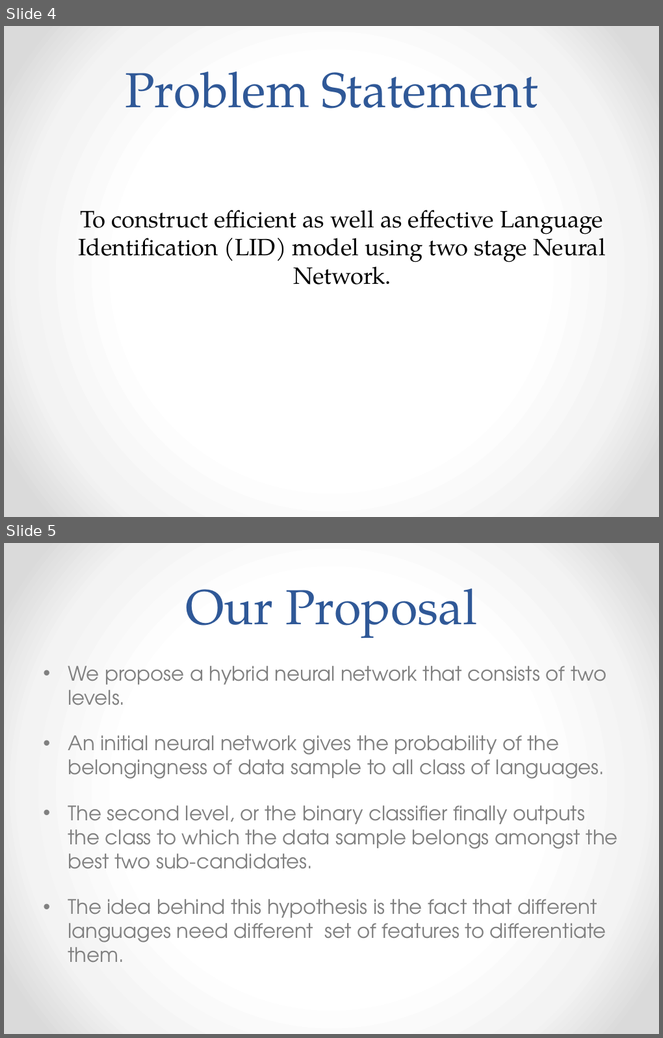
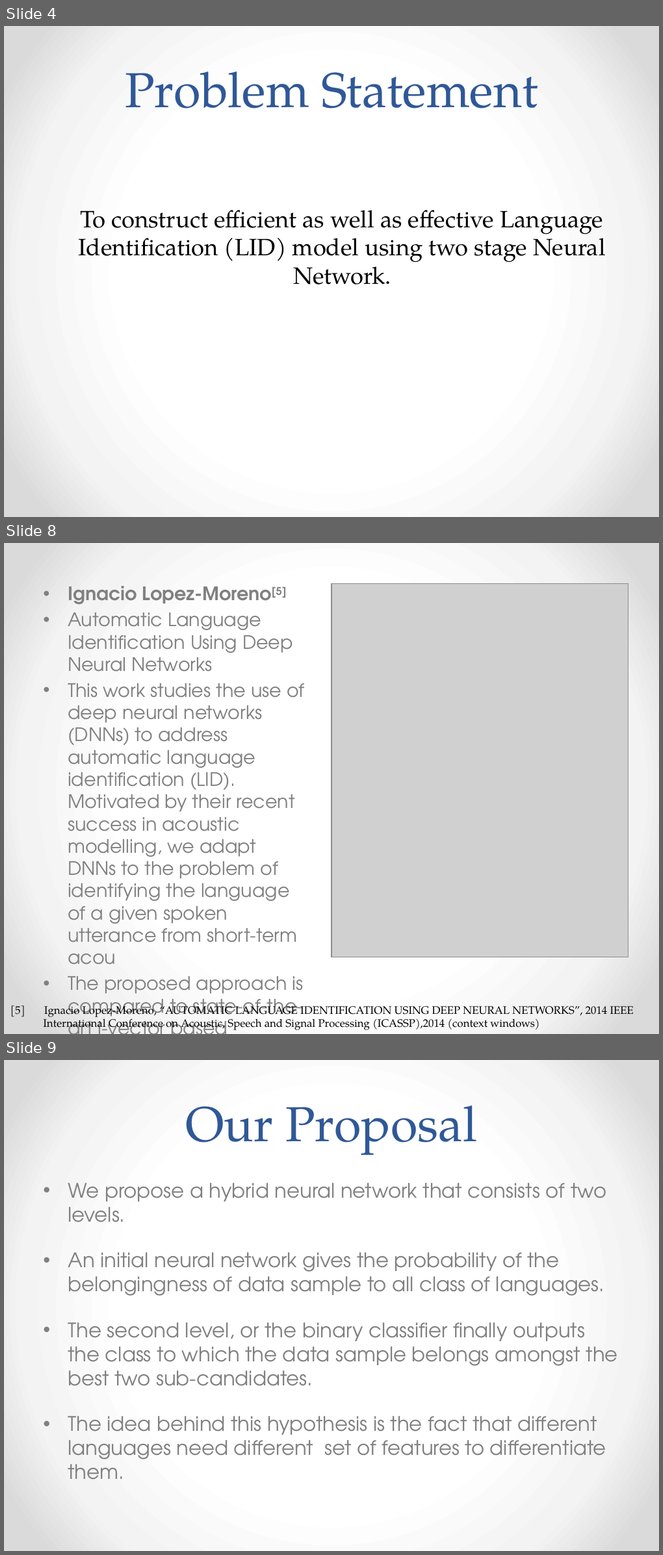
Before and after one commit to AudioExtractors/LanguageDetection, a slide deck: Docs/Presentation.pptx. Shown one above the other, each under a label of ours: slides 4 and 5 before the commit, slides 4, 8 and 9 after it; the slides between them are not shown. The pictures are 663x1038 and 663x1555 pixels, drawn with LibreOffice and Linux fonts; fonts in the diff are those of the drawing; grey boxes stand for pictures. Boxes give left, top, right and bottom in pixels: in the first picture for what was removed or moved away, otherwise in the second. Text is boxed around its words. In the diff, an @@ line names an element or a change of style, - is before the commit and + after.

```diff
--- a/Docs/Presentation.pptx
+++ b/Docs/Presentation.pptx
@@ slide 8 added at <box>4,543,659,1034</box>, background gradient #FFFFFF to #F4F4F4 to #DADADA @@
@@ text added at <box>68,586,305,1021</box>, 20.4 pt, text #808080 @@
+• Ignacio Lopez-Moreno[5]
+• Automatic Language Identification Using Deep Neural Networks
+• This work studies the use of deep neural networks (DNNs) to address automatic language identification (LID). Motivated by their recent success in acoustic modelling, we adapt DNNs to the problem of identifying the language of a given spoken utterance from short-term acou
+• The proposed approach is compared to state-of-the-art i-vector based acoustic systems on two different datasetsstic features.
@@ picture added at <box>332,583,629,957</box> @@
@@ text added at <box>10,1003,634,1032</box>, 12 pt, text #000000 @@
+[5] Ignacio Lopez-Moreno, “AUTOMATIC LANGUAGE IDENTIFICATION USING DEEP NEURAL NETWORKS”, 2014 IEEE
+  International Conference on Acoustic, Speech and Signal Processing (ICASSP),2014 (context windows)
@@ what was slide 5 is now slide 9 @@
```
Also in this commit, not shown: 1 slide changed, 5 other slides added.
